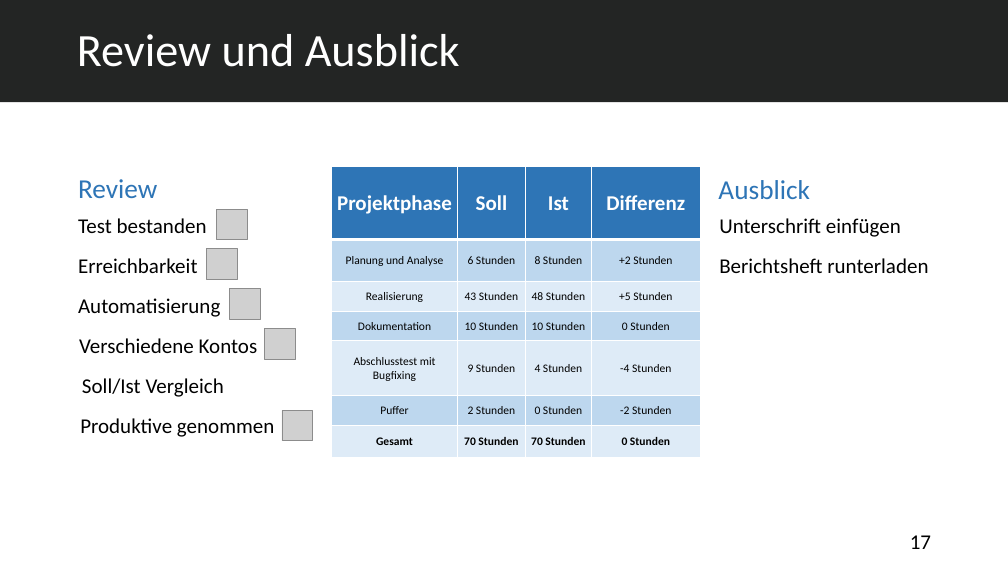
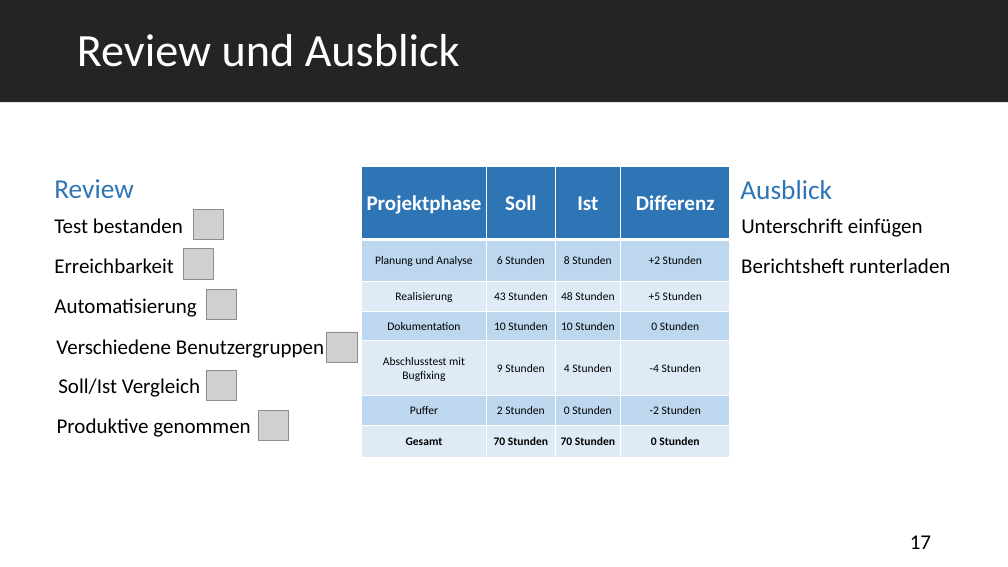
Before and after one commit to abdulsalam-emesh/Projektspresentation, a slide deck: slide 17 of Auszubildenden Verwaltungssystem - v2.pptx. Drawn at 1008x567 pixels with LibreOffice and Linux fonts; fonts in the diff are those of the drawing; grey boxes stand for pictures. Boxes give left, top, right and bottom in pixels: in the first picture for what was removed or moved away, otherwise in the second. Text is boxed around its words. In the diff, an @@ line names an element or a change of style, - is before the commit and + after.

```diff
--- a/Auszubildenden Verwaltungssystem - v2.pptx
+++ b/Auszubildenden Verwaltungssystem - v2.pptx
@@ table: place and size @@
-table at bbox=[332, 166, 701, 457]
+table at bbox=[361, 166, 730, 457]
@@ 3 texts: place and size @@
-3 texts at bbox=[718, 180, 928, 273]
+3 texts at bbox=[740, 180, 950, 273]
@@ text at bbox=[56, 339, 324, 358]: text changed @@
-Verschiedene Kontos
+Verschiedene Benutzergruppen
@@ picture: place and size @@
-picture at bbox=[265, 329, 295, 359]
+picture at bbox=[327, 332, 357, 362]
@@ picture added at bbox=[206, 371, 237, 402] @@
@@ 6 texts, 4 pictures: place and size @@
-6 texts, 4 pictures at bbox=[78, 179, 312, 441]
+6 texts, 4 pictures at bbox=[54, 179, 289, 441]
```
Also in this commit, not shown: 3 other slides changed.
